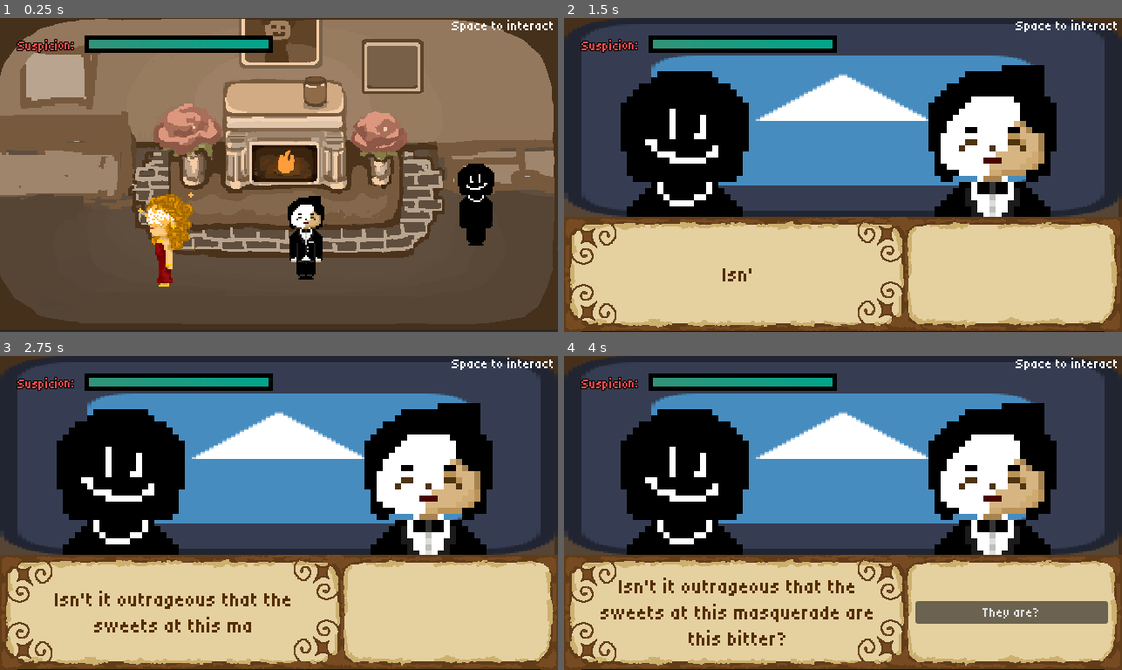
Above: before the commit, frames 1-4 (two rows, left to right).
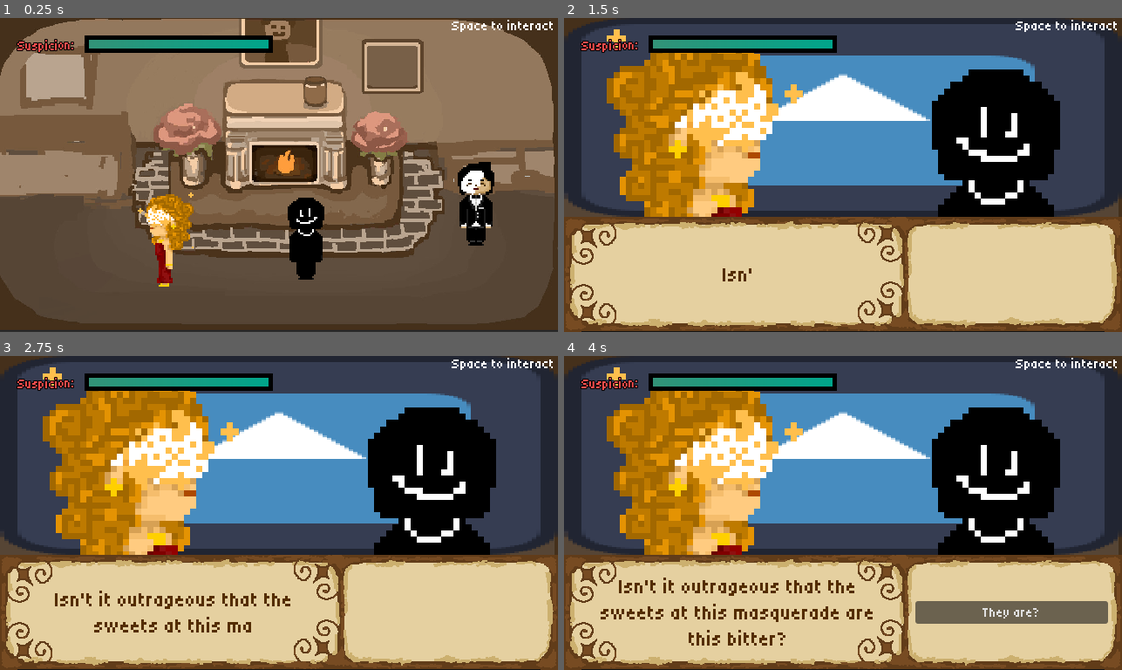
Above: after the commit, the same moments.

Repository: Tanner202/masquerade_game
Game: Godot game, scene res://Scenes/level.tscn
Same seed, same stepped clock (60 frames per second), same inputs: the game is played once before the commit and once after it. The engine's default icon, where the game draws it, is replaced by a stand-in: a white triangle on a blue panel in a dark square.
Inputs:
- Up to frame 1 (0.25 s): no input
- Up to frame 2 (1.5 s): hold D (right) 0.53-1.28 s; hold Space (interact) 0.53-1.28 s; hold S (down) from 1.28 s (still down); tap Space (interact) at 1.35 s
- Up to frame 3 (2.75 s): release S (down) at 2.03 s; hold D (right) from 2.03 s (still down); hold Space (interact) from 2.03 s (still down)
- Up to frame 4 (4 s): release D (right) at 2.78 s; release Space (interact) at 2.78 s; hold W (up) 2.78-3.53 s; tap Space (interact) at 2.85 s; hold A (left) from 3.53 s (still down); hold Space (interact) from 3.53 s (still down)

The runs differ from the first frame. In frame 1, 1.1% of the frame differs, in the area x 52-88%, y 45-83%; in frame 2, 19%, in the area x 7-89%, y 3-64%; in frame 3, 19%; in frame 4, 19%.

Commit message:
updated characters for testing

Diff:
--- a/Scenes/interaction_scene.tscn
+++ b/Scenes/interaction_scene.tscn
@@ -2,8 +2,8 @@
 
 [ext_resource type="Texture2D" uid="uid://mlwc4tky4q1e" path="res://icon.svg" id="1_773ns"]
 [ext_resource type="Texture2D" uid="uid://giwyyne7wj4l" path="res://Placeholder.png" id="1_ohbwi"]
+[ext_resource type="Texture2D" uid="uid://d2xj5eteq60jl" path="res://Butterfly Lady-1.png.png" id="2_cpher"]
 [ext_resource type="FontFile" uid="uid://ddqis61kyd6jj" path="res://Tiny5-Regular.ttf" id="3_moif1"]
-[ext_resource type="Texture2D" uid="uid://t1pns0jgjllt" path="res://Tux-1.png.png" id="3_v4pst"]
 [ext_resource type="Texture2D" uid="uid://c5ysccels0sgw" path="res://Dialogue.png" id="4_wbtfb"]
 
 [sub_resource type="GDScript" id="GDScript_phxgd"]
@@ -91,12 +91,12 @@
 [node name="NPCPortrait" type="TextureRect" parent="CanvasLayer" unique_id=68229762]
 anchors_preset = 9
 anchor_bottom = 1.0
-offset_left = -90.0
-offset_top = -30.0
-offset_right = 360.0
-offset_bottom = 60.0
+offset_left = -56.0
+offset_top = -22.0
+offset_right = 394.0
+offset_bottom = 68.0
 grow_vertical = 2
-texture = ExtResource("1_ohbwi")
+texture = ExtResource("2_cpher")
 flip_h = true
 
 [node name="PlayerPortrait" type="TextureRect" parent="CanvasLayer" unique_id=958055816]
@@ -104,13 +104,14 @@
 anchor_left = 1.0
 anchor_right = 1.0
 anchor_bottom = 1.0
-offset_left = -370.0
-offset_top = -30.0
-offset_right = 80.0
-offset_bottom = 60.0
+offset_left = -373.0
+offset_top = -32.0
+offset_right = 77.0
+offset_bottom = 58.0
 grow_horizontal = 0
 grow_vertical = 2
-texture = ExtResource("3_v4pst")
+texture = ExtResource("1_ohbwi")
+flip_h = true
 
 [node name="DialoguePanelOld" type="Panel" parent="CanvasLayer" unique_id=232815971]
 anchors_preset = 12
--- a/Scenes/level.tscn
+++ b/Scenes/level.tscn
@@ -3,8 +3,8 @@
 [ext_resource type="PackedScene" uid="uid://drqhwa4g01bar" path="res://Scenes/npc.tscn" id="1_u52ul"]
 [ext_resource type="Texture2D" uid="uid://d2xj5eteq60jl" path="res://Butterfly Lady-1.png.png" id="2_0b4ue"]
 [ext_resource type="PackedScene" uid="uid://doh7rsbfeuigd" path="res://player.tscn" id="2_vonw3"]
-[ext_resource type="Texture2D" uid="uid://giwyyne7wj4l" path="res://Placeholder.png" id="3_f2txt"]
 [ext_resource type="PackedScene" uid="uid://by8d7kcofyw65" path="res://UI/UI.tscn" id="3_oi3di"]
+[ext_resource type="Texture2D" uid="uid://t1pns0jgjllt" path="res://Tux-1.png.png" id="4_bvt00"]
 [ext_resource type="Texture2D" uid="uid://d1hsplopxd7hh" path="res://329063C1-339F-4B9A-A76C-114F518A0145.jpg" id="6_1ainy"]
 [ext_resource type="Script" uid="uid://co5qrwa7jymom" path="res://door.gd" id="7_8c0lf"]
 [ext_resource type="FontFile" uid="uid://ddqis61kyd6jj" path="res://Tiny5-Regular.ttf" id="8_754fn"]
@@ -41,7 +41,7 @@
 position = Vector2(557, 124)
 scale = Vector2(2, 2)
 dialogue_filepath = "res://pastry_chef.json"
-npc_texture = ExtResource("3_f2txt")
+npc_texture = ExtResource("4_bvt00")
 
 [node name="Player" parent="." unique_id=1297024523 instance=ExtResource("2_vonw3")]
 position = Vector2(352, 244)
@@ -82,6 +82,7 @@
 position = Vector2(323, 146)
 
 [node name="LevelCollision" type="StaticBody2D" parent="LevelCollisions" unique_id=381278146]
+visible = false
 
 [node name="CollisionShape2D" type="CollisionShape2D" parent="LevelCollisions/LevelCollision" unique_id=885735785]
 position = Vector2(10, -52)
--- a/player.tscn
+++ b/player.tscn
@@ -1,7 +1,7 @@
 [gd_scene format=3 uid="uid://doh7rsbfeuigd"]
 
 [ext_resource type="Script" uid="uid://khnqw7mjp1lt" path="res://character_body_2d.gd" id="1_onrkg"]
-[ext_resource type="Texture2D" uid="uid://t1pns0jgjllt" path="res://Tux-1.png.png" id="2_onrkg"]
+[ext_resource type="Texture2D" uid="uid://giwyyne7wj4l" path="res://Placeholder.png" id="2_onrkg"]
 
 [sub_resource type="RectangleShape2D" id="RectangleShape2D_onrkg"]
 size = Vector2(21, 9)
